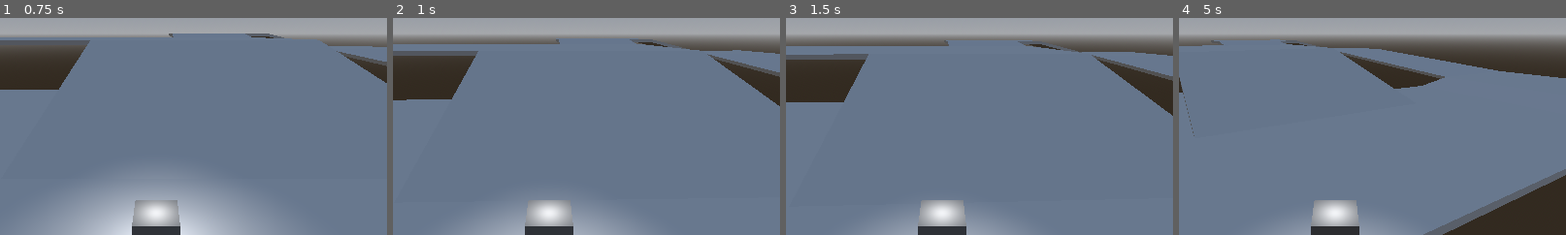
Above: before the commit, frames 1-4 (left to right).
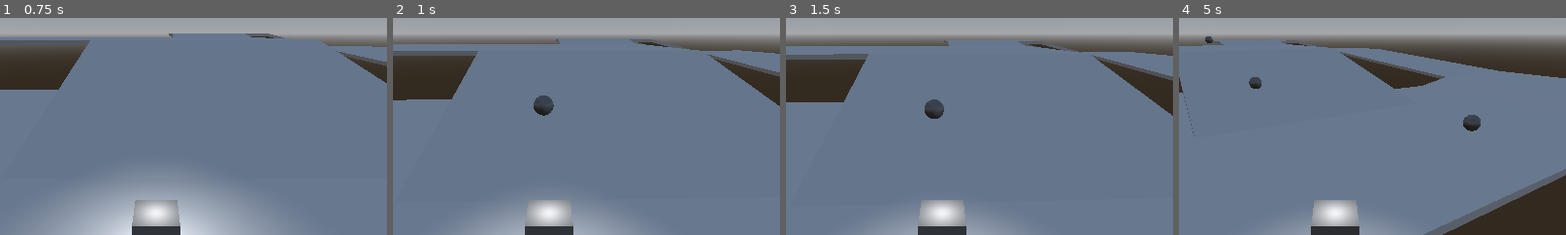
Above: after the commit, the same moments.

Repository: blinford/izzie-skate
Game: Godot game, scene res://main.tscn
Two runs of this game, one before a commit and one after it. Both use one fixed random seed, a clock stepped at 60 frames per second and the inputs below.
Inputs:
- Up to frame 1 (0.75 s): hold D (right) from 0.53 s (still down)
- Up to frame 2 (1 s): keep holding D (right); tap Space (jump) at 0.77 s
- Up to frame 3 (1.5 s): release D (right) at 1.28 s; hold S (backward) from 1.28 s (still down)
- Up to frame 4 (5 s): tap Space (jump) at 1.52, 3.02, 3.77, 4.52 s; release S (backward) at 2.03 s; hold D (right) 2.03-2.78 s; hold W (forward) 2.78-3.53 s; hold A (left) from 3.53 s (still down)
The pictures show only the part of the screen within x 30-80%, y 23-73%; the shares and areas given below are measured in that part.

Frame 1 is identical in both runs. In frame 2, 0.4% of the frame differs, in the area x 36-42%, y 35-46%; in frame 3, 0.4%; in frame 4, 0.5%, in the area x 6-78%, y 8-53%.
Error before the commit: Parse Error: Preload file "res://coin.tscn" does not exist. (res://main.gd:7)

Commit message:
fixed load calls

Diff:
--- a/izzie-skate/main.gd
+++ b/izzie-skate/main.gd
@@ -4,7 +4,7 @@
 @onready var skatepark = $NavigationRegion3D/skatepark
 @onready var coin_spawn_timer = $CoinSpawnTimer
 
-var coin_scene := preload("res://coin.tscn")
+var coin_scene := preload("res://coin/coin.tscn")
 
 func _ready() -> void:
 	pass
